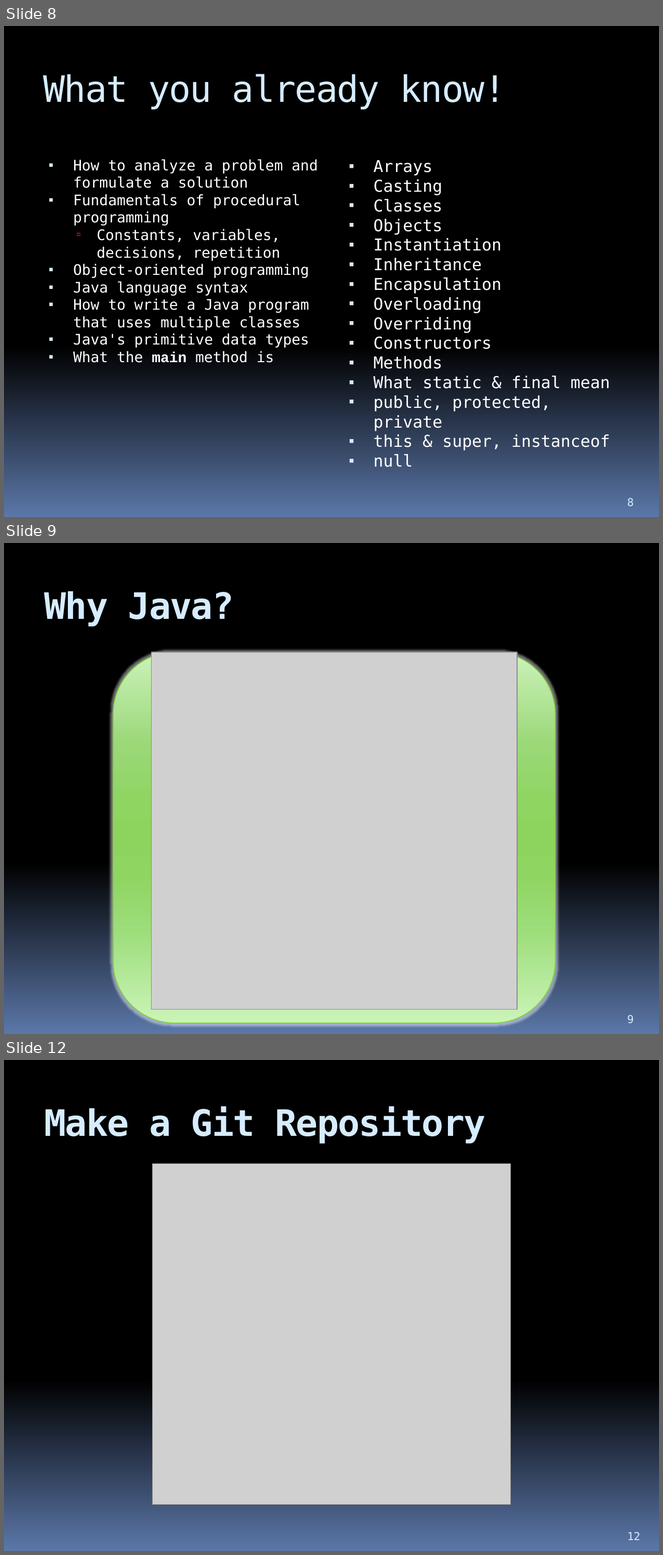
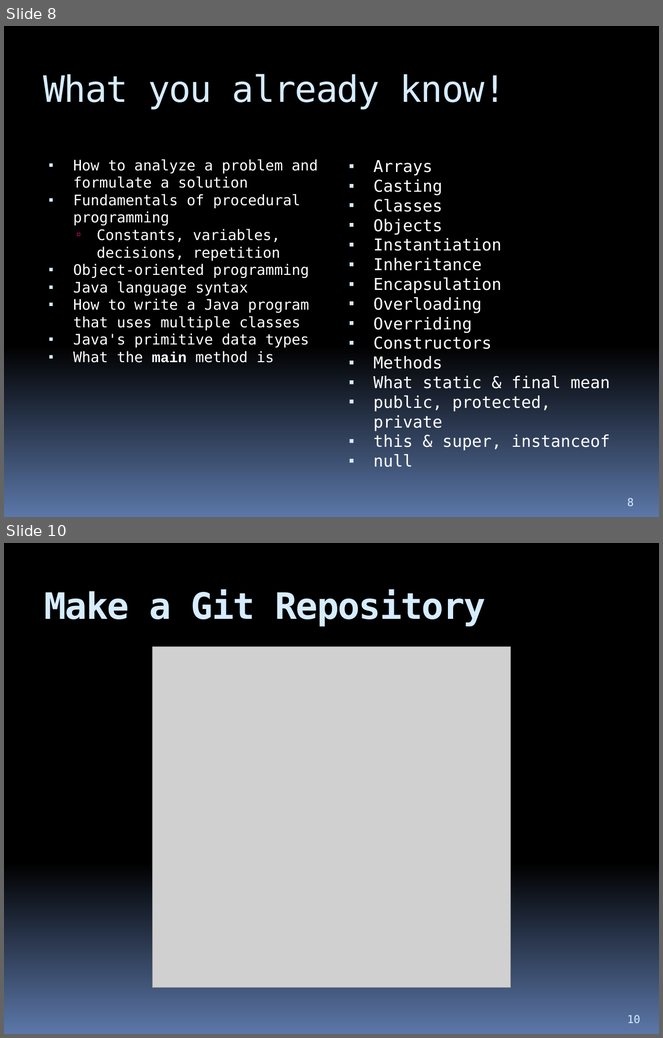
Before and after one commit to hchan/comp2613, a slide deck: coursePresentation.pptx. Shown one above the other, each under a label of ours: slides 8, 9 and 12 before the commit, slides 8 and 10 after it; the slides between them are not shown. The pictures are 663x1555 and 663x1038 pixels, drawn with LibreOffice and Linux fonts; fonts in the diff are those of the drawing; grey boxes stand for pictures. Boxes give left, top, right and bottom in pixels: in the first picture for what was removed or moved away, otherwise in the second. Text is boxed around its words. In the diff, an @@ line names an element or a change of style, - is before the commit and + after.

```diff
--- a/coursePresentation.pptx
+++ b/coursePresentation.pptx
@@ slide 9 removed at [4,543,659,1034], background gradient #000000 to #5B77A8 @@
@@ title removed at [44,591,234,627] @@
-Why Java?
@@ rounded rectangle removed at [113,652,556,1024] @@
@@ picture removed at [152,652,517,1010] @@
@@ page number removed at [627,1015,634,1023] @@
-9
@@ what was slide 12 is now slide 10 @@
@@ page number at [627,1015,640,1023]: text changed @@
-12
+10
```
Also in this commit, not shown: 5 slides changed, 1 slide added, 2 other slides removed.
